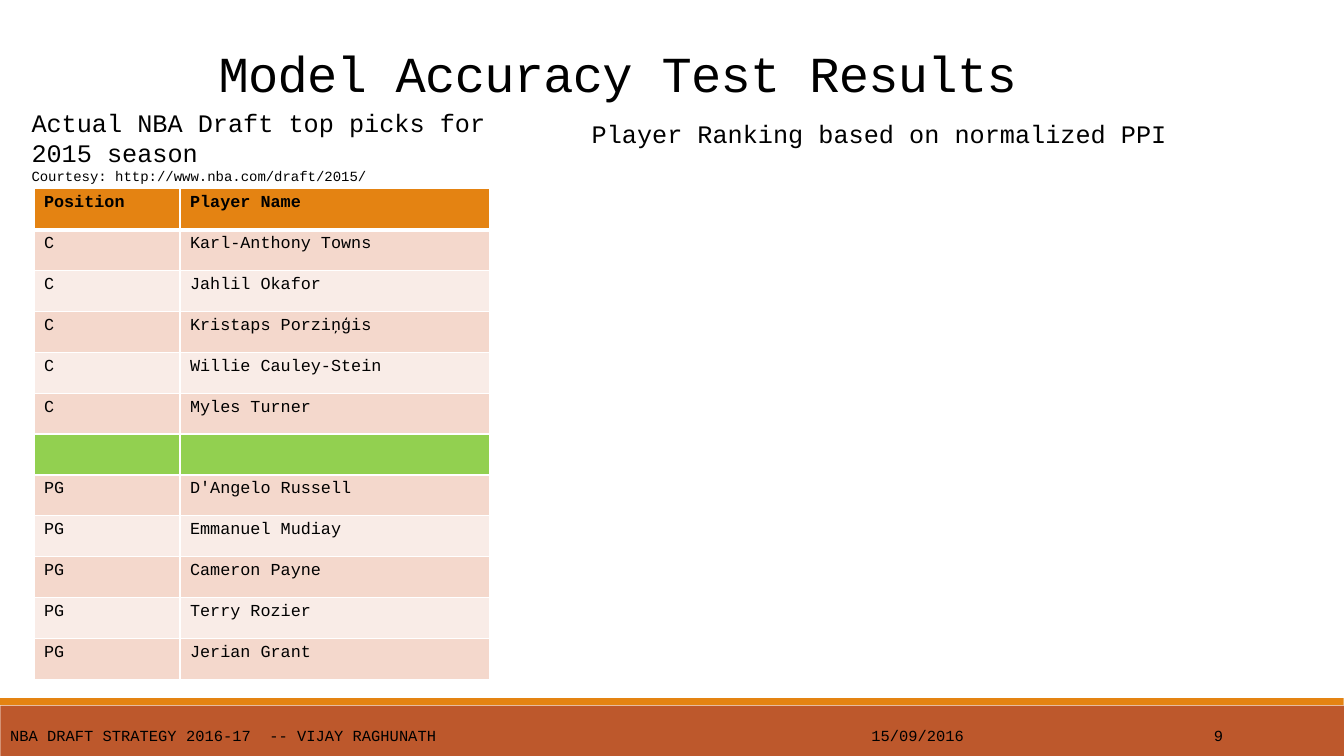
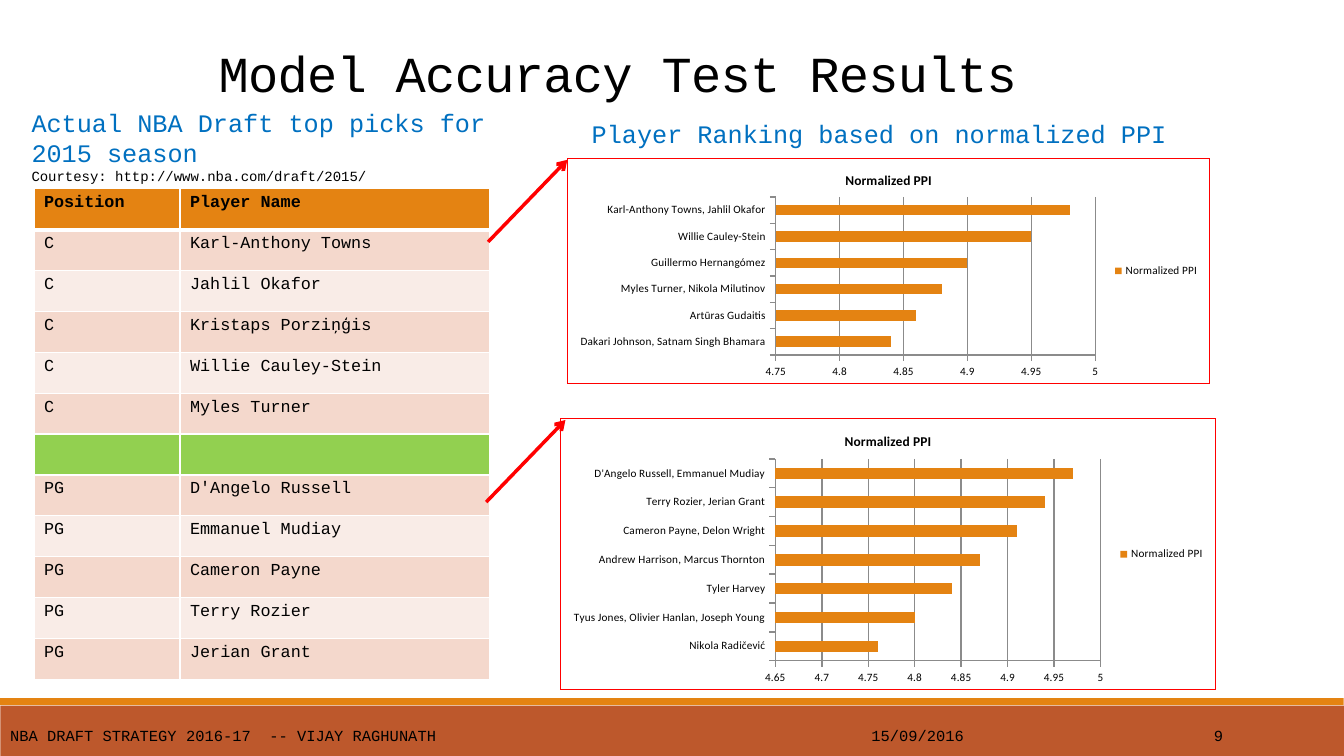
Before and after one commit to vijayr1912/NBA-scouting-draft, a slide deck: slide 10 of NBA-Draft-Scouting.pptx. Drawn at 1344x756 pixels with LibreOffice and Linux fonts; fonts in the diff are those of the drawing. Boxes give left, top, right and bottom in pixels: in the first picture for what was removed or moved away, otherwise in the second. Text is boxed around its words. In the diff, an @@ line names an element or a change of style, - is before the commit and + after.

```diff
--- a/NBA-Draft-Scouting.pptx
+++ b/NBA-Draft-Scouting.pptx
@@ text at (x1=32, y1=113, x2=485, y2=163): text colour #000000 to #0070C0 in "Actual NBA Draft top picks for 2015 ..." @@
@@ text "Player Ranking based on normalized ..." at (x1=592, y1=125, x2=1166, y2=149): text colour #000000 to #0070C0 @@
@@ arrow added from (488, 242) to (568, 160), #FF0000 2.5 pt @@
@@ bar chart added at (x1=568, y1=159, x2=1210, y2=383) @@
+title "Normalized PPI"
+categories: Dakari Johnson, Satnam Singh Bhamara, Artūras Gudaitis, Myles Turner, Nikola Milutinov, Guillermo Hernangómez, Willie Cauley-Stein, Karl-Anthony Towns, Jahlil Okafor
+Normalized PPI: 4.8, 4.9, 4.9, 4.9, 5, 5
@@ bar chart added at (x1=561, y1=419, x2=1215, y2=691) @@
+title "Normalized PPI"
+categories: Nikola Radičević, Tyus Jones, Olivier Hanlan, Joseph Young, Tyler Harvey, Andrew Harrison, Marcus Thornton, Cameron Payne, Delon Wright, Terry Rozier, Jerian Grant, D'Angelo Russell, Emmanuel Mudiay
+Normalized PPI: 4.8, 4.8, 4.8, 4.9, 4.9, 4.9, 5
@@ arrow added from (486, 502) to (566, 420), #FF0000 2.5 pt @@
```
Also in this commit, not shown: 9 other slides changed, 1 slide added, 2 other files.
